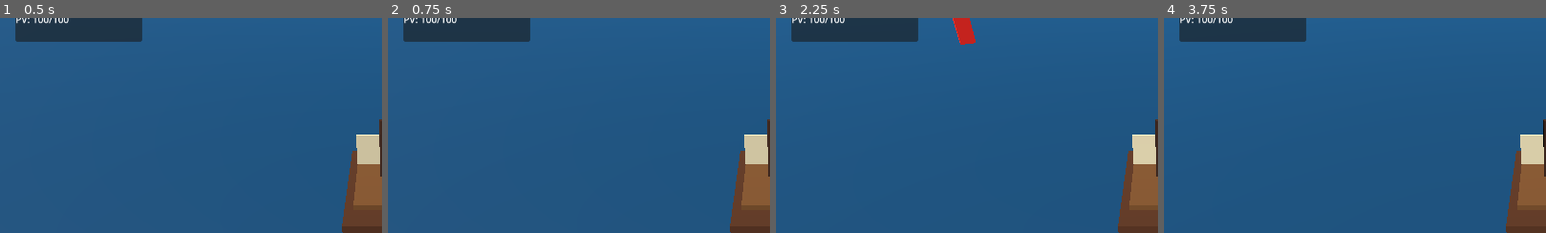
Above: before the commit, frames 1-4 (left to right).
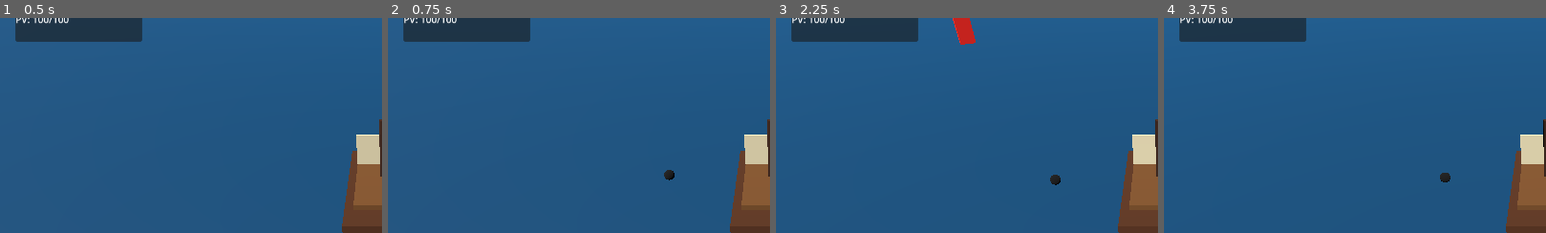
Above: after the commit, the same moments.

Repository: blou132/jeux-pirate
Game: Godot game, scene res://scenes/world/World.tscn
Two runs of this game, one before a commit and one after it. Both use one fixed random seed, a clock stepped at 60 frames per second and the inputs below.
Inputs (mouse positions are % of the whole screen's width and height, from its top left):
- Up to frame 1 (0.5 s): no input
- Up to frame 2 (0.75 s): tap Enter at 0.5 s; move the mouse to (72, 45) at 0.52 s; hold D from 0.53 s (still down); hold Z from 0.53 s (still down); click (72, 45) at 0.67 s
- Up to frame 3 (2.25 s): release D at 1.25 s; release Z at 1.25 s; drag from (30, 55) to (45, 70) at 1.27 s; move the mouse to (60, 28) at 2.02 s; hold D from 2.03 s (still down); hold Z from 2.03 s (still down); click (60, 28) at 2.17 s
- Up to frame 4 (3.75 s): release D at 2.75 s; release Z at 2.75 s; drag from (45, 70) to (20, 35) at 2.77 s; move the mouse to (80, 65) at 3.52 s; hold A from 3.53 s (still down); hold Z from 3.53 s (still down); click (80, 65) at 3.67 s
The pictures show only the part of the screen within x 0-50%, y 9-59%; the shares and areas given below are measured in that part.

Frame 1 is identical in both runs. In frame 2, 0.1% of the frame differs, in the area x 72-75%, y 70-76%; in frame 3, 0.1%, in the area x 71-75%, y 72-78%; in frame 4, 0.1%.

Commit message:
feat: add basic cannon combat system

Diff:
--- a/scenes/boats/PlayerBoat.tscn
+++ b/scenes/boats/PlayerBoat.tscn
@@ -1,6 +1,7 @@
-[gd_scene load_steps=11 format=3 uid="uid://player_boat_v01"]
+[gd_scene load_steps=12 format=3 uid="uid://player_boat_v01"]
 
 [ext_resource type="Script" path="res://scripts/boats/PlayerBoat.gd" id="1_player_boat"]
+[ext_resource type="Script" path="res://scripts/combat/CannonSystem.gd" id="2_cannon_system"]
 
 [sub_resource type="StandardMaterial3D" id="StandardMaterial3D_hull"]
 albedo_color = Color(0.34, 0.18, 0.08, 1)
@@ -65,6 +66,15 @@
 position = Vector3(0, 0.25, 0)
 shape = SubResource("BoxShape3D_collision")
 
+[node name="CannonSystem" type="Node3D" parent="."]
+script = ExtResource("2_cannon_system")
+
+[node name="PortMuzzle" type="Marker3D" parent="CannonSystem"]
+position = Vector3(-1.55, 0.55, -0.45)
+
+[node name="StarboardMuzzle" type="Marker3D" parent="CannonSystem"]
+position = Vector3(1.55, 0.55, -0.45)
+
 [node name="Camera3D" type="Camera3D" parent="."]
 position = Vector3(0, 7.5, 11)
 rotation_degrees = Vector3(-35, 0, 0)
--- /dev/null
+++ b/scenes/projectiles/CannonBall.tscn
@@ -0,0 +1,23 @@
+[gd_scene load_steps=5 format=3 uid="uid://cannon_ball_v01"]
+
+[ext_resource type="Script" path="res://scripts/combat/CannonBall.gd" id="1_cannon_ball"]
+
+[sub_resource type="StandardMaterial3D" id="StandardMaterial3D_cannon_ball"]
+albedo_color = Color(0.04, 0.04, 0.04, 1)
+
+[sub_resource type="SphereMesh" id="SphereMesh_cannon_ball"]
+radius = 0.18
+height = 0.36
+
+[sub_resource type="SphereShape3D" id="SphereShape3D_cannon_ball"]
+radius = 0.18
+
+[node name="CannonBall" type="Area3D"]
+script = ExtResource("1_cannon_ball")
+
+[node name="MeshInstance3D" type="MeshInstance3D" parent="."]
+mesh = SubResource("SphereMesh_cannon_ball")
+material_override = SubResource("StandardMaterial3D_cannon_ball")
+
+[node name="CollisionShape3D" type="CollisionShape3D" parent="."]
+shape = SubResource("SphereShape3D_cannon_ball")
--- /dev/null
+++ b/scripts/combat/CannonBall.gd
@@ -0,0 +1,56 @@
+extends Area3D
+
+@export var default_speed: float = 30.0
+@export var default_damage: int = 25
+@export var lifetime: float = 3.0
+
+var _velocity: Vector3 = Vector3.ZERO
+var _damage: int = 0
+var _source: Node
+var _age: float = 0.0
+
+
+func _ready() -> void:
+	body_entered.connect(_on_body_entered)
+	area_entered.connect(_on_area_entered)
+
+	if _damage <= 0:
+		_damage = default_damage
+	if _velocity.length_squared() <= 0.0:
+		_velocity = -global_transform.basis.z * default_speed
+
+
+func _physics_process(delta: float) -> void:
+	global_position += _velocity * delta
+	_age += delta
+
+	if _age >= lifetime:
+		queue_free()
+
+
+func launch(direction: Vector3, source: Node, speed: float, damage: int) -> void:
+	_source = source
+	_damage = damage
+	_velocity = direction.normalized() * speed
+
+
+func _on_body_entered(body: Node) -> void:
+	if body == _source:
+		return
+
+	_apply_hit(body)
+
+
+func _on_area_entered(area: Area3D) -> void:
+	if area == _source:
+		return
+
+	var target := area.get_parent()
+	if target != null and target != _source:
+		_apply_hit(target)
+
+
+func _apply_hit(target: Node) -> void:
+	if target.has_method("take_damage"):
+		target.take_damage(_damage)
+		queue_free()
--- /dev/null
+++ b/scripts/combat/CannonSystem.gd
@@ -0,0 +1,62 @@
+extends Node3D
+
+@export var cannon_ball_scene: PackedScene = preload("res://scenes/projectiles/CannonBall.tscn")
+@export var cooldown: float = 0.8
+@export var shot_speed: float = 30.0
+@export var damage: int = 25
+
+@onready var port_muzzle: Marker3D = $PortMuzzle
+@onready var starboard_muzzle: Marker3D = $StarboardMuzzle
+
+var _port_cooldown: float = 0.0
+var _starboard_cooldown: float = 0.0
+
+
+func _process(delta: float) -> void:
+	_port_cooldown = maxf(0.0, _port_cooldown - delta)
+	_starboard_cooldown = maxf(0.0, _starboard_cooldown - delta)
+
+
+func _unhandled_input(event: InputEvent) -> void:
+	if event is InputEventMouseButton and event.pressed:
+		if event.button_index == MOUSE_BUTTON_LEFT:
+			fire_port()
+		elif event.button_index == MOUSE_BUTTON_RIGHT:
+			fire_starboard()
+
+
+func fire_port() -> void:
+	if _port_cooldown > 0.0:
+		return
+
+	_fire(port_muzzle, -global_transform.basis.x)
+	_port_cooldown = cooldown
+
+
+func fire_starboard() -> void:
+	if _starboard_cooldown > 0.0:
+		return
+
+	_fire(starboard_muzzle, global_transform.basis.x)
+	_starboard_cooldown = cooldown
+
+
+func _fire(muzzle: Marker3D, direction: Vector3) -> void:
+	if cannon_ball_scene == null:
+		return
+
+	var cannon_ball := cannon_ball_scene.instantiate()
+	if not cannon_ball is Node3D:
+		return
+
+	var source := get_parent()
+	var ball_node := cannon_ball as Node3D
+	ball_node.global_position = muzzle.global_position
+
+	if cannon_ball.has_method("launch"):
+		cannon_ball.launch(direction, source, shot_speed, damage)
+
+	var parent := get_tree().current_scene
+	if parent == null:
+		parent = get_tree().root
+	parent.add_child(cannon_ball)
